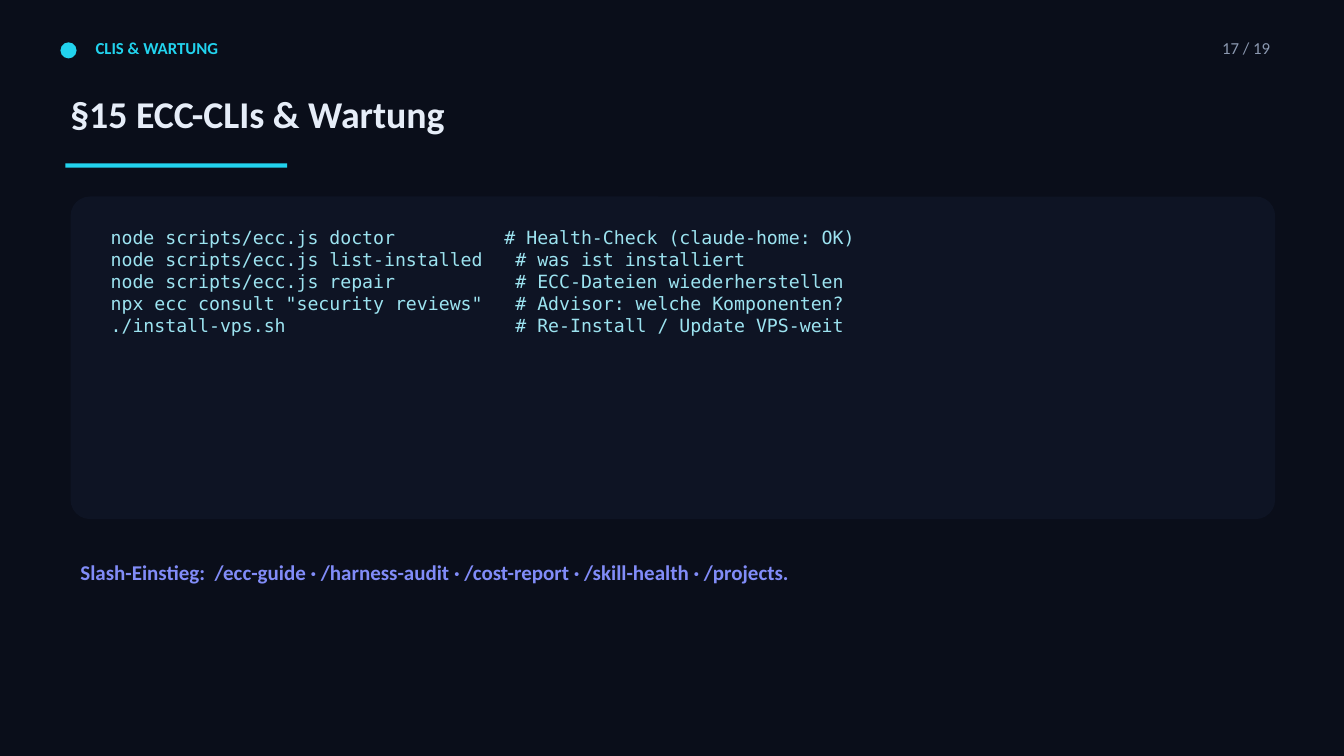
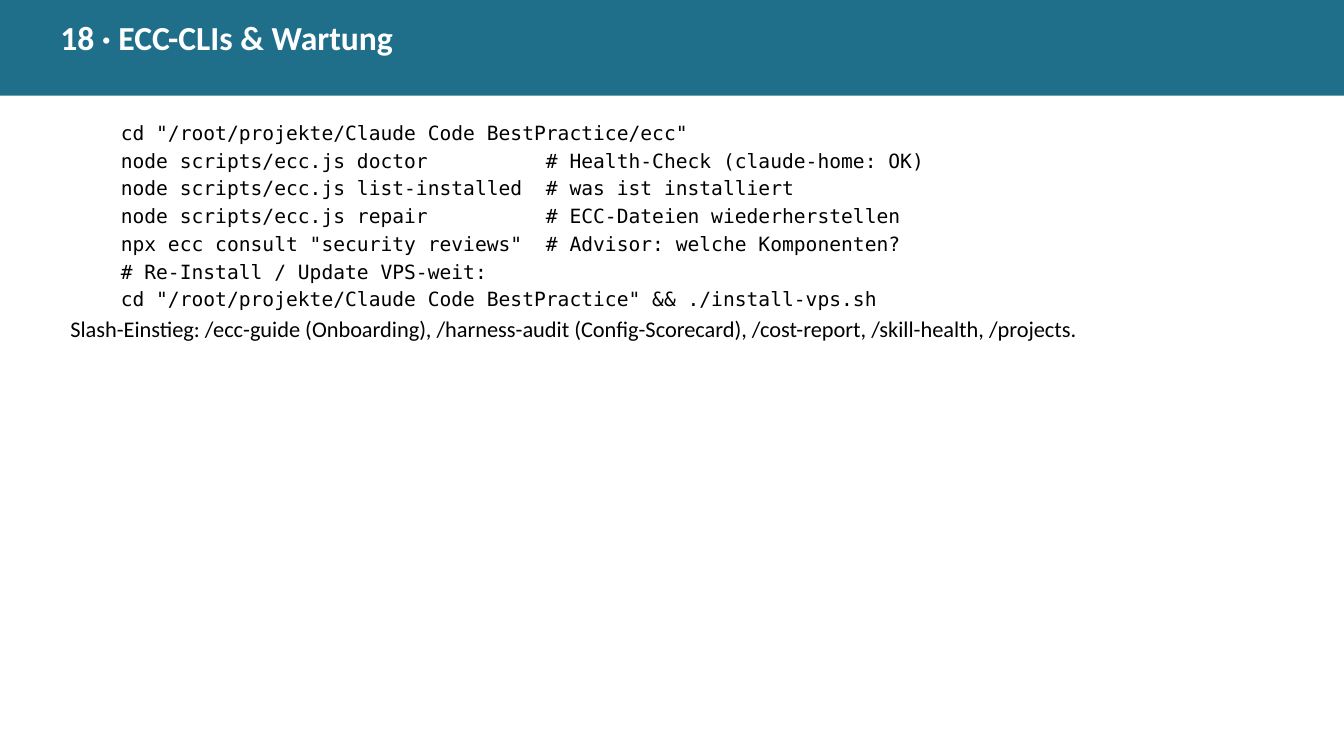
Before and after one commit to Paulee8155/Claude-Code-BestPractice, a slide deck: slide 25 of docs/ECC-Harness-Guide.de.pptx (slide 18 before the commit). Drawn at 1344x756 pixels with LibreOffice and Linux fonts; fonts in the diff are those of the drawing. Boxes give left, top, right and bottom in pixels: in the first picture for what was removed or moved away, otherwise in the second. Text is boxed around its words. In the diff, an @@ line names an element or a change of style, - is before the commit and + after.

```diff
--- a/docs/ECC-Harness-Guide.de.pptx
+++ b/docs/ECC-Harness-Guide.de.pptx
@@ background #0A0E1A to #FFFFFF @@
@@ rectangle added at (0, 0, 1344, 96), fill #1F6F8B @@
@@ text at (60, 27, 393, 56): text changed; size 27 to 24 pt; text colour #E6EDF8 to #FFFFFF @@
-§15 ECC-CLIs & Wartung
+18 · ECC-CLIs & Wartung
@@ ellipse removed at (60, 42, 77, 58) @@
@@ text removed at (96, 43, 218, 54) @@
-CLIS & WARTUNG
@@ text removed at (1222, 43, 1270, 54) @@
-17 / 19
@@ text "cd "/root/projekte/Claude Code BestPractice/ecc"": place and size @@
-text "cd "/root/projekte/Claude Code BestPractice/ecc"" at (111, 230, 844, 336)
+text "cd "/root/projekte/Claude Code BestPractice/ecc"" at (70, 125, 1076, 341)
@@ text at (121, 125, 688, 144): paragraph added @@
+  cd "/root/projekte/Claude Code BestPractice/ecc"
@@ rectangle removed at (66, 163, 287, 167) @@
@@ text at (121, 153, 923, 255): size 13 to 14 pt, text colour #9CE3F0 to #000000 in "node scripts/ecc.js doctor # Health-Check (claude-home: OK)", "node scripts/ecc.js list-installed # was ist installiert", "node scripts/ecc.js repair # ECC-Dateien wiederherstellen", "npx ecc consult "security reviews" # Advisor: ..."; list level 1 to 2 in "node scripts/ecc.js doctor # Health-Check ..."; list level 1 to 2 in "node scripts/ecc.js list-installed # was ..."; list level 1 to 2 in "node scripts/ecc.js repair # ECC-Dateien ..."; list level 1 to 2 in "npx ecc consult "security reviews" ..." @@
@@ rounded rectangle removed at (71, 197, 1275, 519) @@
@@ text at (70, 264, 1076, 341): text changed; size 13 to 16 pt; font DejaVu Sans Mono to Calibri; text colour #9CE3F0 to #000000 @@
-./install-vps.sh # Re-Install / Update VPS-weit
+  # Re-Install / Update VPS-weit:
+  cd "/root/projekte/Claude Code BestPractice" && ./install-vps.sh
+Slash-Einstieg: /ecc-guide (Onboarding), /harness-audit (Config-Scorecard), /cost-report, /skill-health, /projects.
@@ text removed at (80, 565, 789, 584) @@
-Slash-Einstieg: /ecc-guide · /harness-audit · /cost-report · /skill-health · /projects.
```
Also in this commit, not shown: 13 other slides changed, 15 slides added, 7 slides removed, 10 other files.
